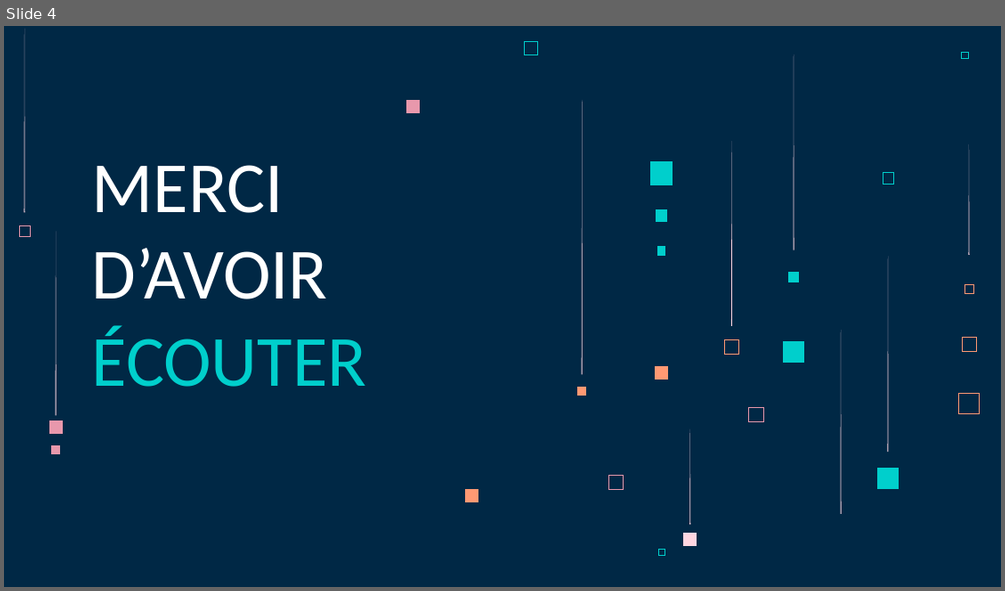
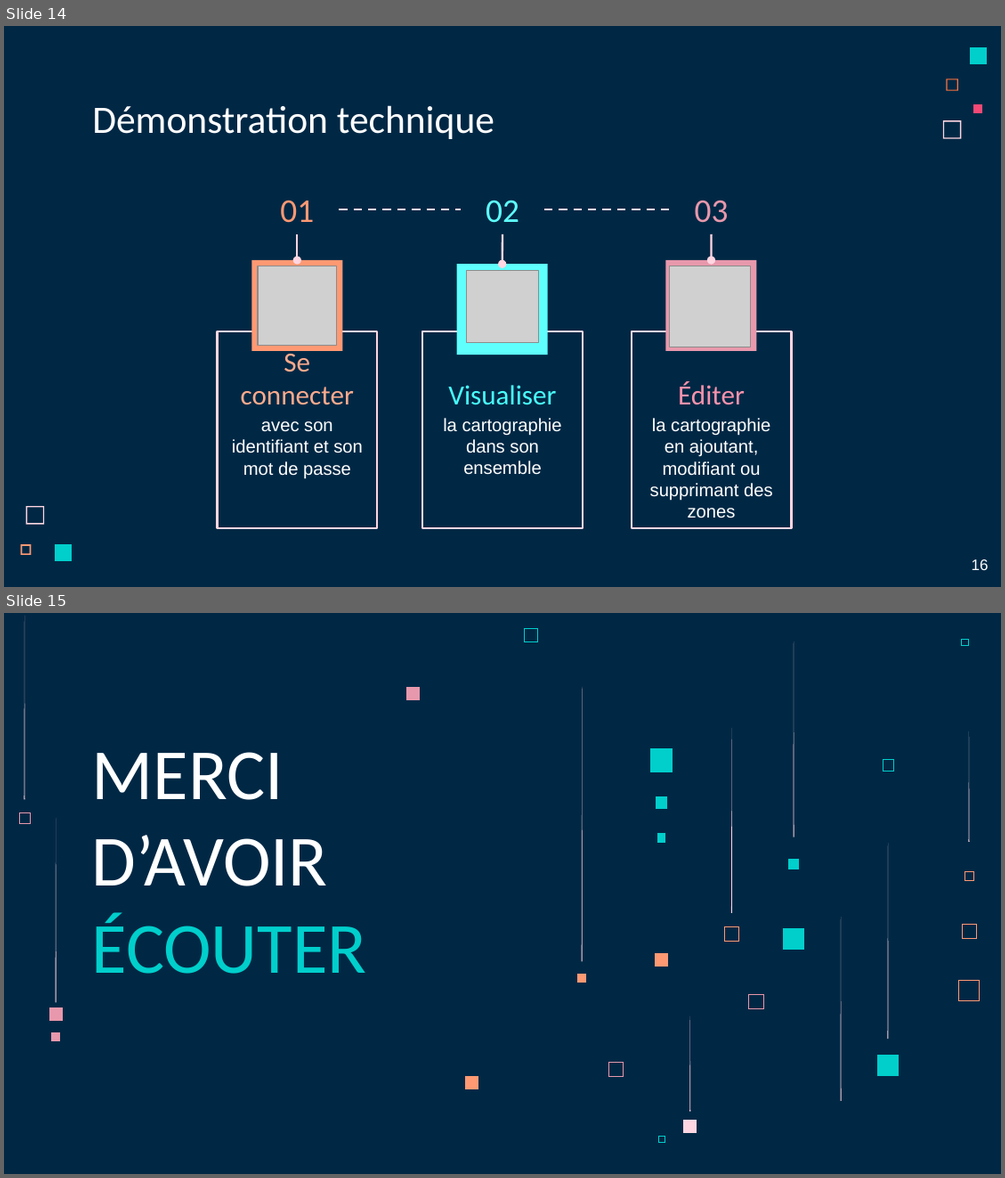
Before and after one commit to LoicSERRE/Projet-annuel-BUT3, a slide deck: Revue de projet/Diapo revue de projet.pptx. Shown one above the other, each under a label of ours: slide 4 before the commit, slides 14 and 15 after it. The pictures are 1005x591 and 1005x1178 pixels, drawn with LibreOffice and Linux fonts; fonts in the diff are those of the drawing; grey boxes stand for pictures. Boxes give left, top, right and bottom in pixels: in the first picture for what was removed or moved away, otherwise in the second. Text is boxed around its words. In the diff, an @@ line names an element or a change of style, - is before the commit and + after.

```diff
--- a/Revue de projet/Diapo revue de projet.pptx
+++ b/Revue de projet/Diapo revue de projet.pptx
@@ slide 14 added at (4, 26, 1001, 587), background #002845 @@
@@ freeform shape added at (969, 47, 986, 64), fill #00CFCC @@
@@ freeform shape added at (946, 79, 958, 91), fill #FC723F @@
@@ title added at (92, 105, 494, 139), 28 pt, text #FFFFFF @@
+Démonstration technique
@@ freeform shape added at (973, 103, 982, 112), fill #F64975 @@
@@ freeform shape added at (943, 120, 961, 139), fill #FFD6E1 @@
@@ text added at (280, 200, 314, 223), 24 pt, text #FF9973 @@
+01
@@ line added from (339, 209) to (461, 209), #FFD6E1 1.5 pt dashed @@
@@ text added at (485, 200, 519, 223), 24 pt, text #5EFFFD @@
+02
@@ line added from (544, 209) to (669, 209), #FFD6E1 1.5 pt dashed @@
@@ text added at (695, 200, 728, 223), 24 pt, text #E898AC @@
+03
@@ arrow added from (297, 234) to (297, 260), #FFD6E1 1.5 pt @@
@@ arrow added from (502, 234) to (502, 265), #FFD6E1 1.5 pt @@
@@ arrow added from (711, 234) to (711, 260), #FFD6E1 1.5 pt @@
@@ rectangle added at (251, 260, 342, 351), fill #FF9973 @@
@@ rectangle added at (456, 265, 547, 355), fill #5EFFFD @@
@@ rectangle added at (666, 260, 757, 351), fill #E898AC @@
@@ picture added at (259, 266, 337, 345) @@
@@ picture added at (466, 270, 538, 343) @@
@@ picture added at (669, 266, 750, 347) @@
@@ rectangle added at (218, 332, 377, 528), outline #FFD6E1 1.5 pt @@
@@ rectangle added at (422, 332, 582, 528), outline #FFD6E1 1.5 pt @@
@@ rectangle added at (631, 332, 791, 528), outline #FFD6E1 1.5 pt @@
@@ text added at (241, 348, 354, 405), 20 pt, text #FDAA8C @@
+Se connecter
@@ text added at (448, 385, 556, 405), 20 pt, text #49FFFC @@
+Visualiser
@@ text added at (678, 381, 744, 405), 20 pt, text #FA92AC @@
+Éditer
@@ text added at (232, 421, 363, 479), 13 pt, text #FFFFFF @@
+avec son identifiant et son mot de passe
@@ text added at (443, 418, 562, 475), 13 pt, text #FFFFFF @@
+la cartographie dans son ensemble
@@ text added at (650, 418, 773, 518), 13 pt, text #FFFFFF @@
+la cartographie en ajoutant, modifiant ou supprimant des zones
@@ freeform shape added at (26, 506, 44, 524), fill #FFD6E1 @@
@@ freeform shape added at (21, 544, 31, 555), fill #FF9973 @@
@@ freeform shape added at (55, 544, 72, 561), fill #00CFCC @@
@@ text added at (971, 559, 988, 570), 11 pt, text #FFFFFF @@
+16
@@ what was slide 4 is now slide 15 @@
```
Also in this commit, not shown: 2 slides changed, 11 other slides added, 1 slide removed.
